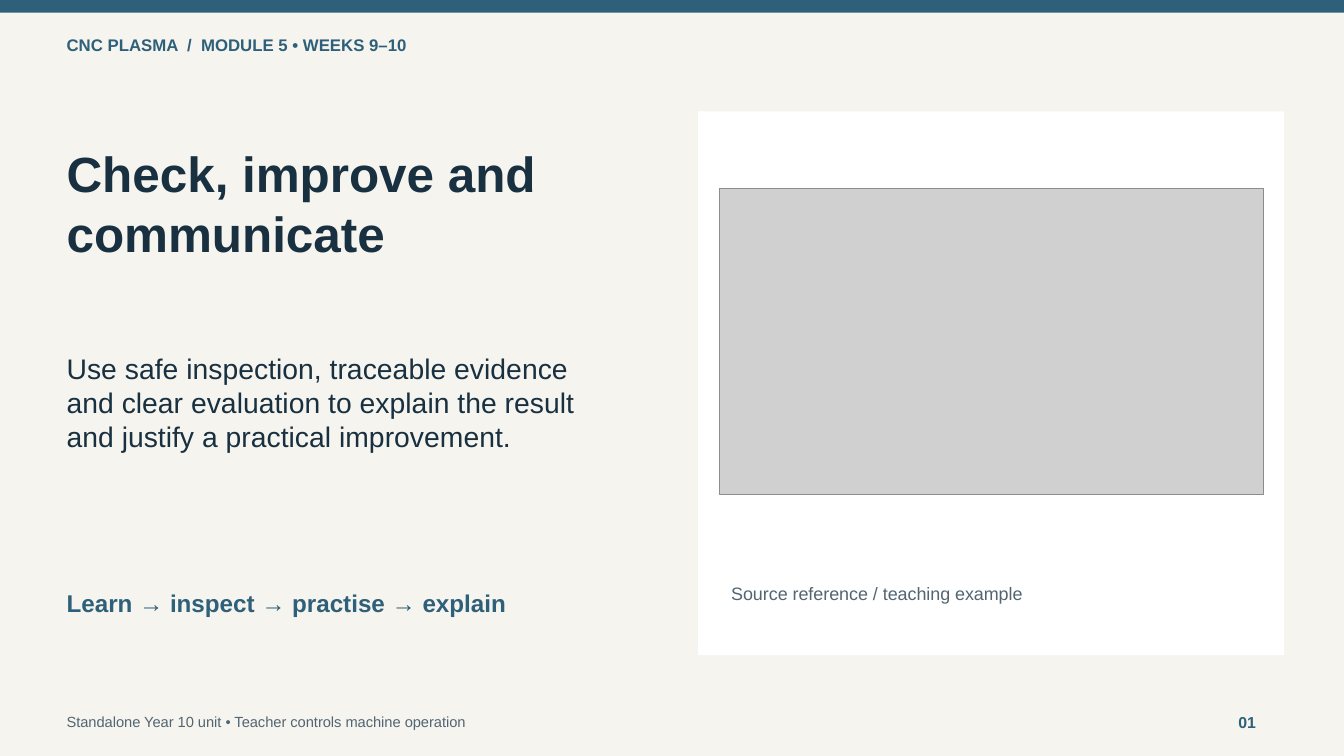
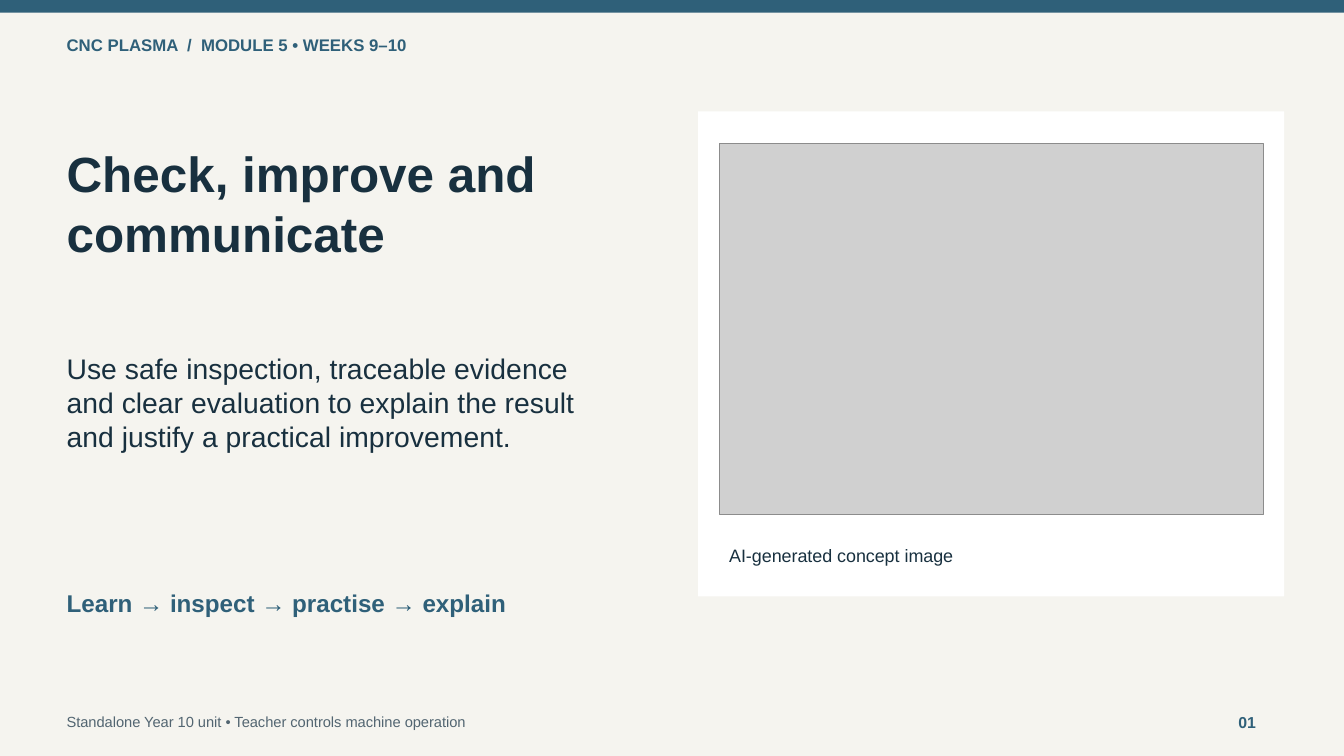
Before and after one commit to stevencowell/Main-Page, a slide deck: slide 1 of CNC-Plasma/assets/downloads/module-05-classroom.pptx. Drawn at 1344x756 pixels with LibreOffice and Linux fonts; fonts in the diff are those of the drawing; grey boxes stand for pictures. Boxes give left, top, right and bottom in pixels: in the first picture for what was removed or moved away, otherwise in the second. Text is boxed around its words. In the diff, an @@ line names an element or a change of style, - is before the commit and + after.

Commit message:
Add slide-specific images to CNC Plasma classroom PowerPoints

```diff
--- a/CNC-Plasma/assets/downloads/module-05-classroom.pptx
+++ b/CNC-Plasma/assets/downloads/module-05-classroom.pptx
@@ rectangle: place and size @@
-rectangle at box(699, 111, 1285, 655)
+rectangle at box(699, 111, 1285, 596)
@@ picture: place and size @@
-picture at box(720, 189, 1264, 495)
+picture at box(720, 143, 1264, 514)
@@ text at box(729, 549, 954, 566): text changed; text colour #526571 to #18303F @@
-Source reference / teaching example
+AI-generated concept image
```
Also in this commit, not shown: 7 other slides changed, 4 other files.
